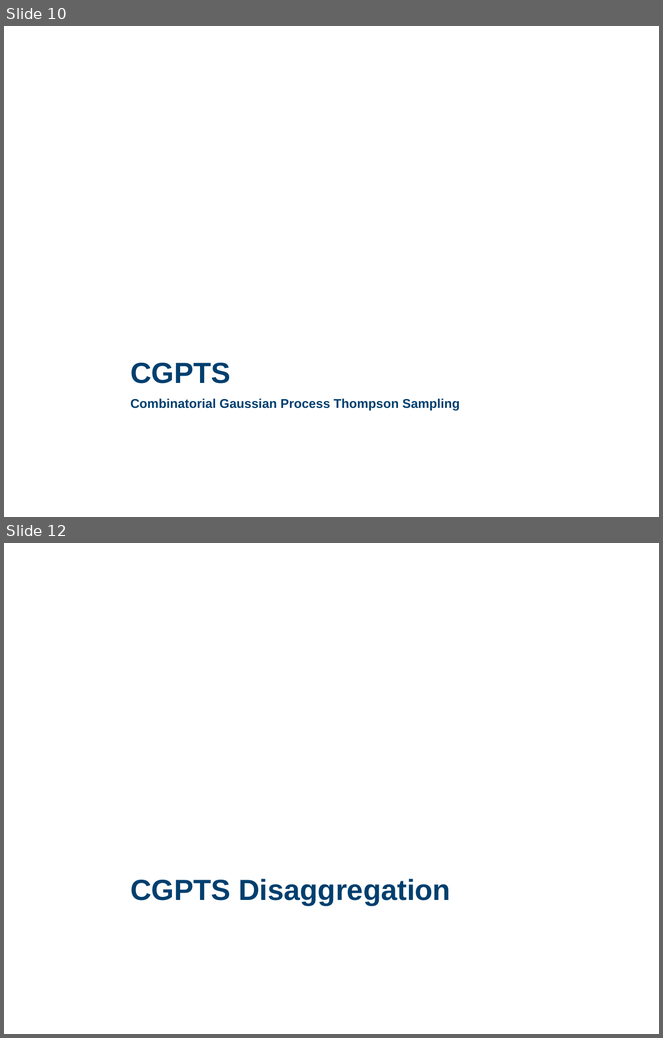
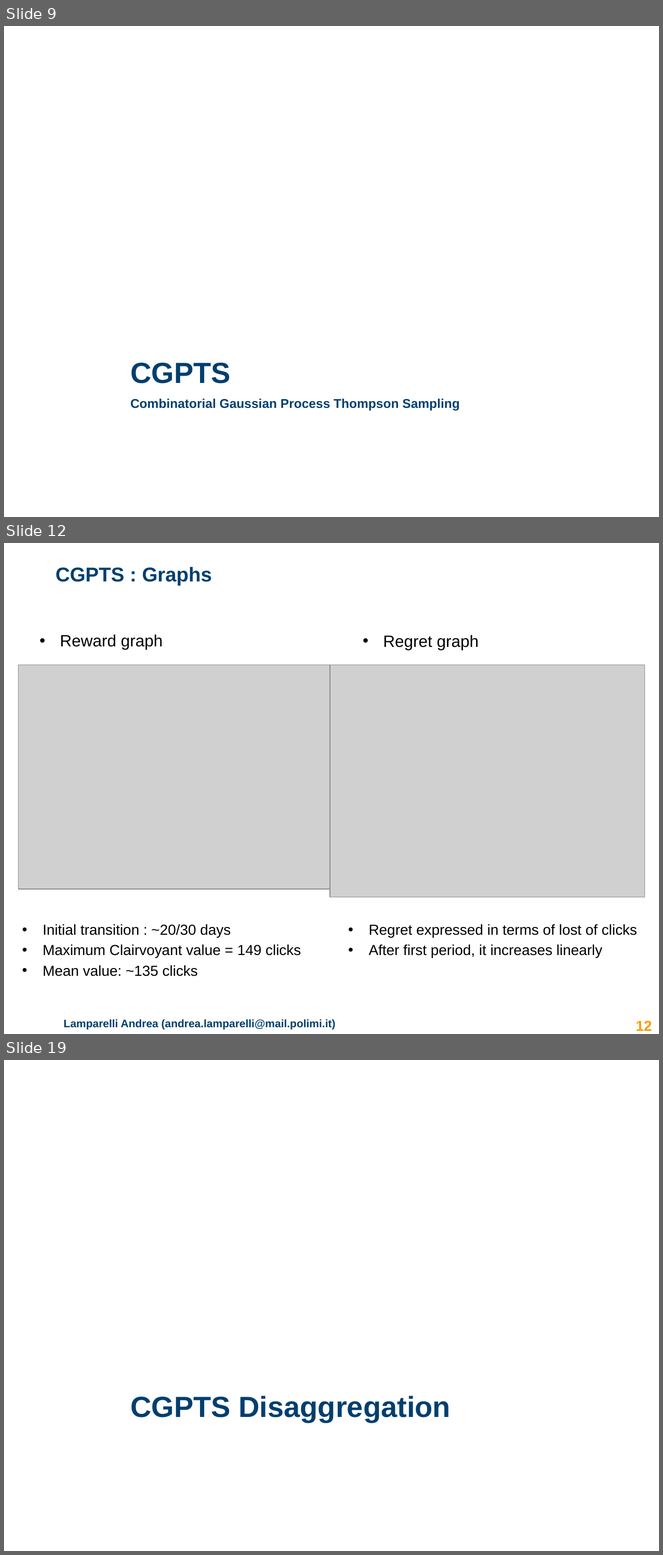
Before and after one commit to lucabonali/AdvertisingDIA, a slide deck: advertising_presentation.pptx. Shown one above the other, each under a label of ours: slides 10 and 12 before the commit, slides 9, 12 and 19 after it; the slides between them are not shown. The pictures are 663x1038 and 663x1555 pixels, drawn with LibreOffice and Linux fonts; fonts in the diff are those of the drawing; grey boxes stand for pictures; background and template pictures are left out. Boxes give left, top, right and bottom in pixels: in the first picture for what was removed or moved away, otherwise in the second. Text is boxed around its words. In the diff, an @@ line names an element or a change of style, - is before the commit and + after.

```diff
--- a/advertising_presentation.pptx
+++ b/advertising_presentation.pptx
@@ slide 12 added at box(4, 543, 659, 1034), background #FFFFFF @@
@@ title added at box(55, 567, 213, 586), 22 pt, text #003F6E, bold @@
+CGPTS : Graphs
@@ text added at box(60, 635, 163, 650), 18 pt, text #000000 @@
+• Reward graph
@@ text added at box(383, 635, 479, 650), 18 pt, text #000000 @@
+• Regret graph
@@ picture added at box(19, 665, 332, 890) @@
@@ picture added at box(330, 665, 645, 898) @@
@@ text added at box(42, 924, 301, 977), 16 pt, text #000000 @@
+• Initial transition : ~20/30 days
+• Maximum Clairvoyant value = 149 clicks
+• Mean value: ~135 clicks
@@ text added at box(369, 924, 637, 958), 16 pt, text #000000 @@
+• Regret expressed in terms of lost of clicks
+• After first period, it increases linearly
@@ text added at box(64, 1019, 336, 1030), 12 pt, text #003F6E, bold @@
+Lamparelli Andrea (andrea.lamparelli@mail.polimi.it)
@@ page number added at box(636, 1021, 652, 1031), 16 pt, text #FF9900, bold @@
+12
@@ what was slide 10 is now slide 9 @@
@@ what was slide 12 is now slide 19 @@
```
Also in this commit, not shown: 8 other slides added, 2 slides removed.
